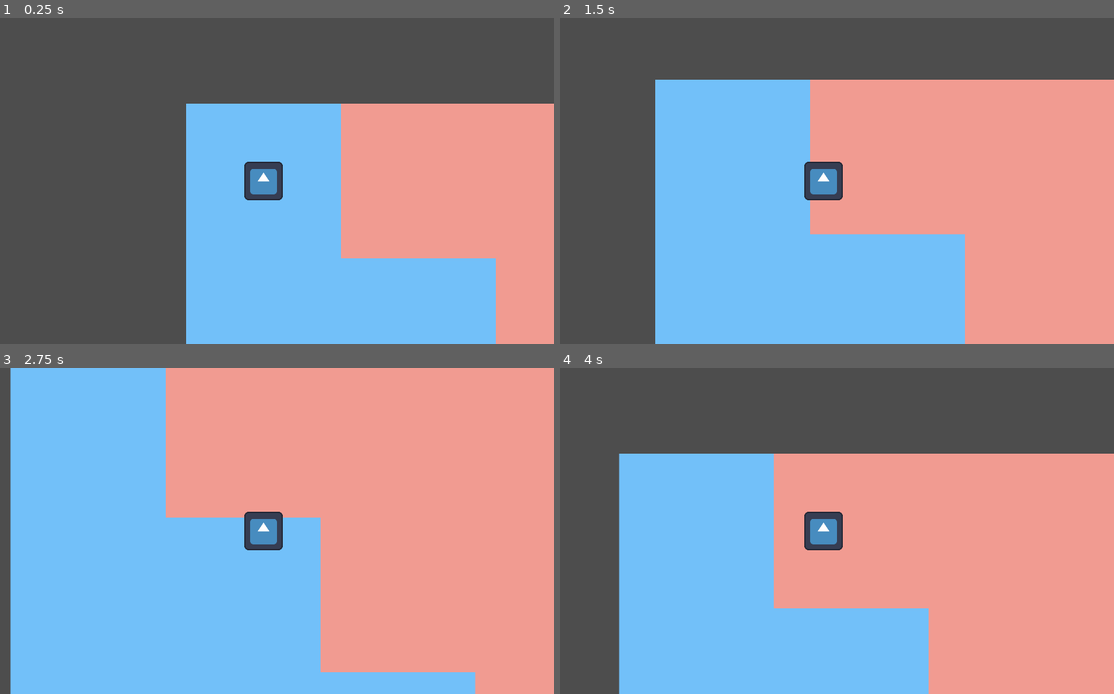
Above: before the commit, frames 1-4 (two rows, left to right).
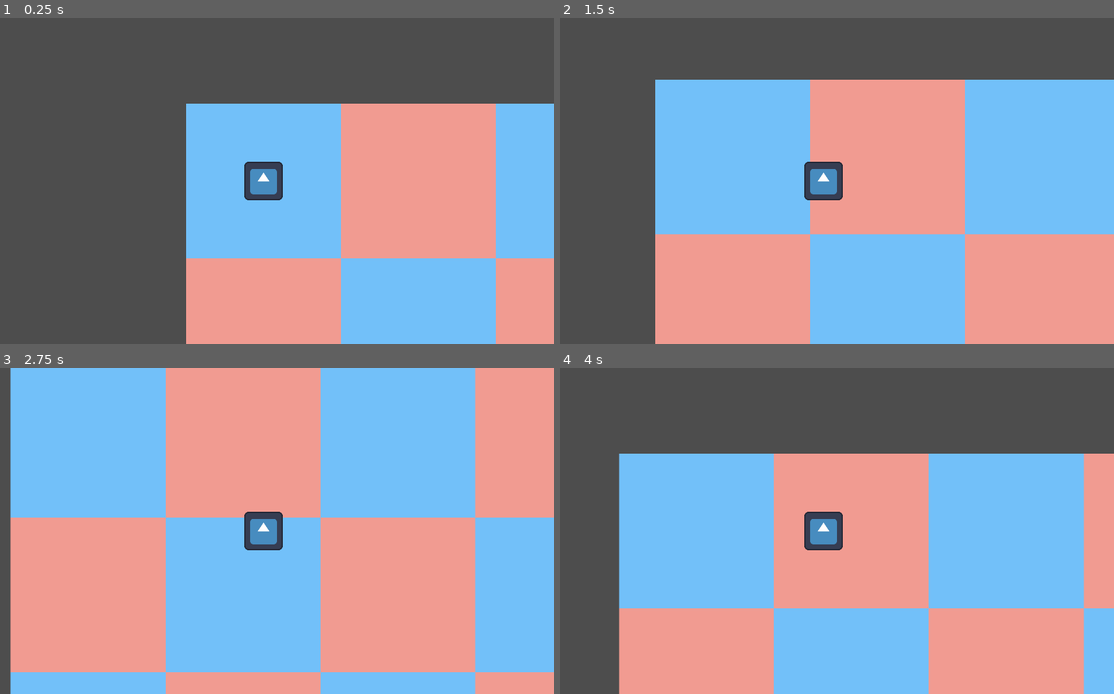
Above: after the commit, the same moments.

Repository: AnselmeDonato/hello_godot
Game: Godot game, scene res://main.tscn
The game is run twice, just before and just after one commit, with the same random seed, the same clock (stepped at 60 frames per second) and the same inputs. The engine's default icon, where the game draws it, is replaced by a stand-in: a white triangle on a blue panel in a dark square.
Inputs:
- Up to frame 1 (0.25 s): no input
- Up to frame 2 (1.5 s): tap Enter at 0.5 s; hold D (right) 0.53-1.28 s; hold S (down) from 1.28 s (still down)
- Up to frame 3 (2.75 s): release S (down) at 2.03 s; hold D (right) from 2.03 s (still down)
- Up to frame 4 (4 s): release D (right) at 2.78 s; hold W (up) 2.78-3.53 s; hold A (left) from 3.53 s (still down)

The runs differ from the first frame. In frame 1, 12% of the frame differs, in the area x 33-100%, y 26-100%; in frame 2, 22%; in frame 3, 35%, in the area x 1-100%, y 0-100%; in frame 4, 22%.

Commit message:
fix neighbor position func + naming

Diff:
--- a/level/grid.gd
+++ b/level/grid.gd
@@ -14,7 +14,7 @@
 # ================== Functions ================== #
 
 func tile_at(pos: Array):
-	"""Return the tile at position pos in the grid"""
+	"""Return the tile at a position in the grid (it's NOT godot's own 'position')"""
 	return grid[pos[1]][pos[0]]
 
 
@@ -63,53 +63,56 @@
 	stack.append(from_pos)
 
 	while stack.size() > 0:
-		var pos = stack.pop_back()
-		var tile = tile_at(pos)
+		var current_pos = stack.pop_back()
+		var current_tile = tile_at(current_pos)
 
-		for neighbor_pos in get_superposed_neighbors_pos(pos):
-			var neighbor = tile_at(neighbor_pos)
-			var old_entropy = neighbor.get_entropy()
+		for neighbor_pos in get_superposed_neighbors_pos(current_pos):
+			var neighbor_tile = tile_at(neighbor_pos)
+			var old_entropy = neighbor_tile.get_entropy()
 
-			for possible_tile in tile.superposition.keys():
-				if neighbor_pos[0] > pos[0]:
-					neighbor.constraint_superposition(tiles_rules[possible_tile]['constraints']['pos_x'])
-				if neighbor_pos[0] < pos[0]:
-					neighbor.constraint_superposition(tiles_rules[possible_tile]['constraints']['neg_x'])
-				if neighbor_pos[1] > pos[1]:
-					neighbor.constraint_superposition(tiles_rules[possible_tile]['constraints']['pos_y'])
-				if neighbor_pos[1] < pos[1]:
-					neighbor.constraint_superposition(tiles_rules[possible_tile]['constraints']['neg_y'])
+			for state in current_tile.superposition.keys():
+				if neighbor_pos[0] > current_pos[0]:
+					neighbor_tile.constraint_superposition(tiles_rules[state]['constraints']['pos_x'])
+				if neighbor_pos[0] < current_pos[0]:
+					neighbor_tile.constraint_superposition(tiles_rules[state]['constraints']['neg_x'])
+				if neighbor_pos[1] > current_pos[1]:
+					neighbor_tile.constraint_superposition(tiles_rules[state]['constraints']['pos_y'])
+				if neighbor_pos[1] < current_pos[1]:
+					neighbor_tile.constraint_superposition(tiles_rules[state]['constraints']['neg_y'])
 
 
-			if neighbor.get_entropy() != old_entropy:
+			if neighbor_tile.get_entropy() != old_entropy:
 				# If a neighbor has partially collapsed (i.e its superposition has changed), we add it to the
 				# stack to propagate the change to its neighbors too
 				stack.append(neighbor_pos)
 
 
 func get_superposed_neighbors_pos(from_pos):
-	"""Return a list of the position of superposed (i.e not collapsed) 1-neighbors of a position"""
+	"""Return a list of the position of superposed (i.e not collapsed) 1-neighbors of the position from_pos"""
 	var superposed_neighbors_pos = []
 
+	# Sorry for the ugly naming: right here there is going to be a confusion between "_pos"=position,
+	# used everywhere else in grid.gd, and "pos_"=positive, used for the constraints in tiles_rules.json
+	# I'll find something better one day, but for now let's stick to the confusion
 	if from_pos[0] > 0:
-		var neighbor_pos = [from_pos[1], from_pos[0] - 1]
-		if not tile_at(neighbor_pos).is_collapsed():
-			superposed_neighbors_pos.append(neighbor_pos)
+		var neg_x_pos = [from_pos[0] - 1, from_pos[1]]
+		if not tile_at(neg_x_pos).is_collapsed():
+			superposed_neighbors_pos.append(neg_x_pos)
 
 	if from_pos[0] < GRID_DIMENSTION - 1:
-		var neighbor_pos = [from_pos[1], from_pos[0] - 1]
-		if not tile_at(neighbor_pos).is_collapsed():
-			superposed_neighbors_pos.append(neighbor_pos)
+		var pos_x_pos = [from_pos[0] + 1, from_pos[1]]
+		if not tile_at(pos_x_pos).is_collapsed():
+			superposed_neighbors_pos.append(pos_x_pos)
 
 	if from_pos[1] > 0:
-		var neighbor_pos = [from_pos[1], from_pos[0] - 1]
-		if not tile_at(neighbor_pos).is_collapsed():
-			superposed_neighbors_pos.append(neighbor_pos)
+		var neg_y_pos = [from_pos[0], from_pos[1] - 1]
+		if not tile_at(neg_y_pos).is_collapsed():
+			superposed_neighbors_pos.append(neg_y_pos)
 
 	if from_pos[1] < GRID_DIMENSTION - 1:
-		var neighbor_pos = [from_pos[1], from_pos[0] - 1]
-		if not tile_at(neighbor_pos).is_collapsed():
-			superposed_neighbors_pos.append(neighbor_pos)
+		var pos_y_pos = [from_pos[0], from_pos[1] + 1]
+		if not tile_at(pos_y_pos).is_collapsed():
+			superposed_neighbors_pos.append(pos_y_pos)
 
 	return superposed_neighbors_pos
 
